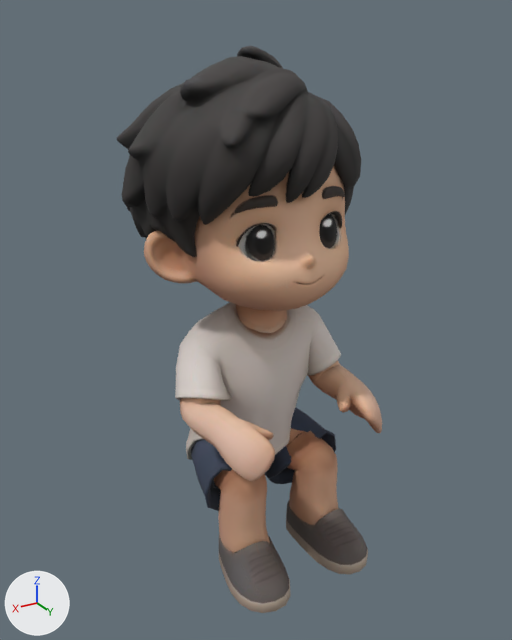
The glTF model public/models/characters/player_sit.glb, before and after one commit.
Rendered twice from a 50 mm camera at (0.744, 1.244, 1.254) aimed at (0.001, 0.006, 0.635). The lights are fixed; the arrows at lower left show +X, +Y and +Z. The older version comes first. Vertices at exactly the same position are counted once.

Script lines for the objects in view, before the commit:
```python
me_tripo_mesh_ec75c29f_002 = bpy.data.meshes.new('tripo_mesh_ec75c29f.002')
me_tripo_mesh_ec75c29f_002.from_pydata(...)  # 5117 vertices, 9858 faces; spans x -0.263..0.263, y -0.281..0.281, z 0.084..1.199
me_tripo_mesh_ec75c29f_002.materials.append(mat_tripo_mat_ec75c29f)  # picture img_texture_1024
ob_player_sit = bpy.data.objects.new('player_sit', me_tripo_mesh_ec75c29f_002)
ob_player_sit.location = (0.0, 0.0, 0.0)
```
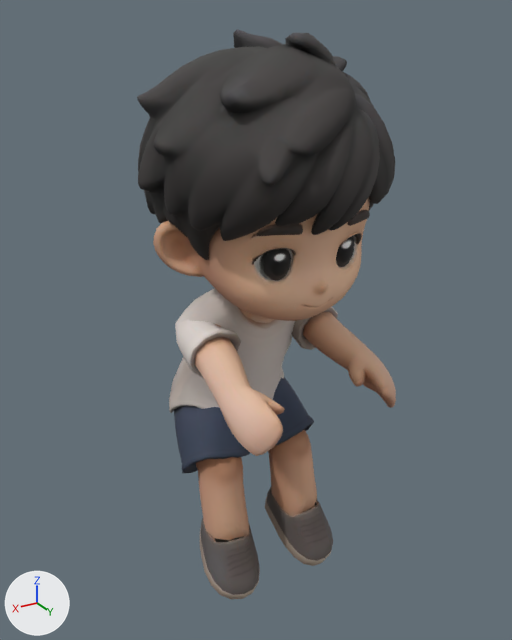
Pixel boxes [x1, y1, x2, y2] of what changed, in the pictures (512 x 640 px; the box of a moved part takes in the faces that stretch with it):
'player_sit', reshaped: before [116, 46, 382, 613]; after [137, 29, 396, 599]
part 1 of me_tripo_mesh_ec75c29f_002, moved or reshaped: before [144, 166, 349, 333]; after [153, 197, 370, 323]
part 2 of me_tripo_mesh_ec75c29f_002, moved or reshaped: before [116, 46, 361, 257]; after [137, 29, 395, 260]
part 3 of me_tripo_mesh_ec75c29f_002, moved or reshaped: before [248, 225, 274, 261]; after [263, 249, 291, 281]
part 4 of me_tripo_mesh_ec75c29f_002, moved or reshaped: before [235, 195, 278, 213]; after [257, 224, 303, 236]
part 5 of me_tripo_mesh_ec75c29f_002, moved or reshaped: before [319, 214, 337, 249]; after [336, 236, 355, 267]
part 6 of me_tripo_mesh_ec75c29f_002, moved or reshaped: before [322, 186, 345, 199]; after [348, 210, 370, 226]
part 7 of me_tripo_mesh_ec75c29f_002, moved or reshaped: before [175, 302, 382, 613]; after [169, 288, 396, 599]

The change, as a list of edits to the scene's bpy script:
```text
Change me_tripo_mesh_ec75c29f_002:
    used by ob_player_sit; location = (0.0, 0.0, 0.0)
    remove me_tripo_mesh_ec75c29f_002.from_pydata(...)  # 5117 vertices, 9858 faces; spans x -0.263..0.263, y -0.281..0.281, z 0.084..1.199
    add me_tripo_mesh_ec75c29f_002.from_pydata(...)  # 5117 vertices, 9858 faces; spans x -0.262..0.264, y -0.215..0.315, z 0.0..1.228
    me_tripo_mesh_ec75c29f_002 part 1: the loose piece of 1473 vertices spanning x -0.238..0.242, y -0.154..0.212, z 0.631..1.063 is turned -20 degrees about the x axis through its middle, then moved by (0.001, 0.06, 0.02)
    me_tripo_mesh_ec75c29f_002 part 2: the loose piece of 1424 vertices spanning x -0.263..0.263, y -0.281..0.207, z 0.694..1.199 is turned -20 degrees about the x axis through its middle, then moved by (0.001, 0.098, 0.037)
    me_tripo_mesh_ec75c29f_002 part 3: the loose piece of 33 vertices spanning x 0.053..0.104, y 0.144..0.168, z 0.828..0.897 is turned -20 degrees about the x axis through its middle, then moved by (0.001, 0.057, -0.024)
    me_tripo_mesh_ec75c29f_002 part 4: the loose piece of 51 vertices spanning x 0.052..0.127, y 0.135..0.17, z 0.922..0.953 is turned -20 degrees about the x axis through its middle, then moved by (0.001, 0.083, -0.028)
    me_tripo_mesh_ec75c29f_002 part 5: the loose piece of 33 vertices spanning x -0.099..-0.049, y 0.144..0.168, z 0.828..0.897 is turned -20 degrees about the x axis through its middle, then moved by (0.001, 0.057, -0.024)
    me_tripo_mesh_ec75c29f_002 part 6: the loose piece of 51 vertices spanning x -0.123..-0.049, y 0.135..0.17, z 0.922..0.953 is turned -20 degrees about the x axis through its middle, then moved by (0.001, 0.083, -0.028)
    me_tripo_mesh_ec75c29f_002 part 7: 1885 of 5117 vertices moved; they spanned x -0.206..0.21, y -0.126..0.281, z 0.084..0.688 and now span x -0.189..0.191, y -0.215..0.312, z 0.0..0.735; mean shift (0.001, -0.045, 0.037); largest move (0.117, 0.281, 0.087) -> (0.118, 0.138, 0.001)
    other edits to the shape of me_tripo_mesh_ec75c29f_002 do not show in these pictures
```
